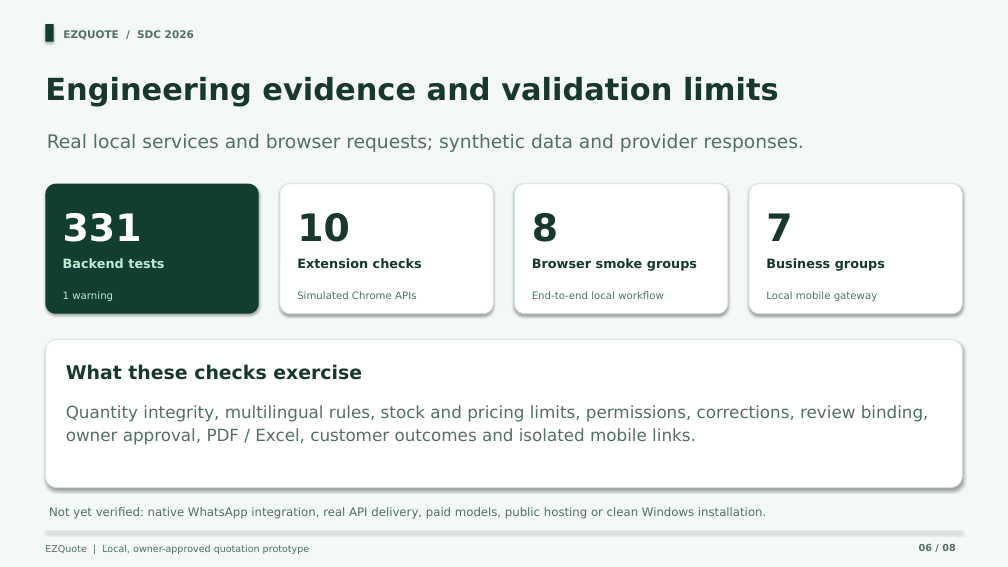
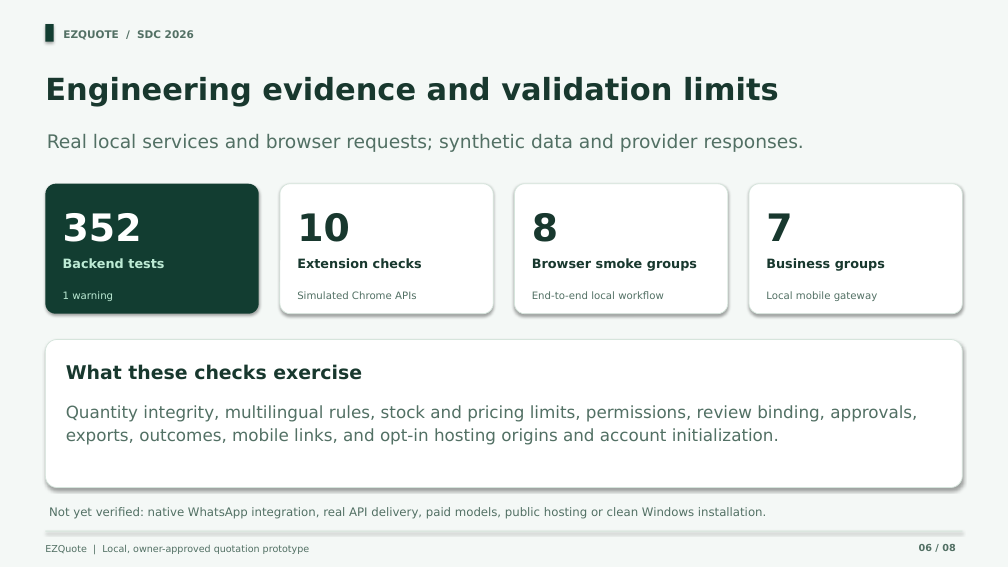
Before and after one commit to Dong-Wenhao/EZQuote, a slide deck: slide 6 of submission/Pitch_Deck_EzQuote.pptx. Drawn at 1008x567 pixels with LibreOffice and Linux fonts; fonts in the diff are those of the drawing. Boxes give left, top, right and bottom in pixels: in the first picture for what was removed or moved away, otherwise in the second. Text is boxed around its words. In the diff, an @@ line names an element or a change of style, - is before the commit and + after.

Commit message:
Add opt-in Replit deployment with protected account initialization

```diff
--- a/submission/Pitch_Deck_EzQuote.pptx
+++ b/submission/Pitch_Deck_EzQuote.pptx
@@ text at bbox=[63, 213, 142, 242]: text changed @@
-331
+352
@@ text at bbox=[66, 405, 917, 445]: text changed @@
-Quantity integrity, multilingual rules, stock and pricing limits, permissions, corrections, review binding,
-owner approval, PDF / Excel, customer outcomes and isolated mobile links.
+Quantity integrity, multilingual rules, stock and pricing limits, permissions, review binding, approvals,
+exports, outcomes, mobile links, and opt-in hosting origins and account initialization.
```
Also in this commit, not shown: 14 other files.
